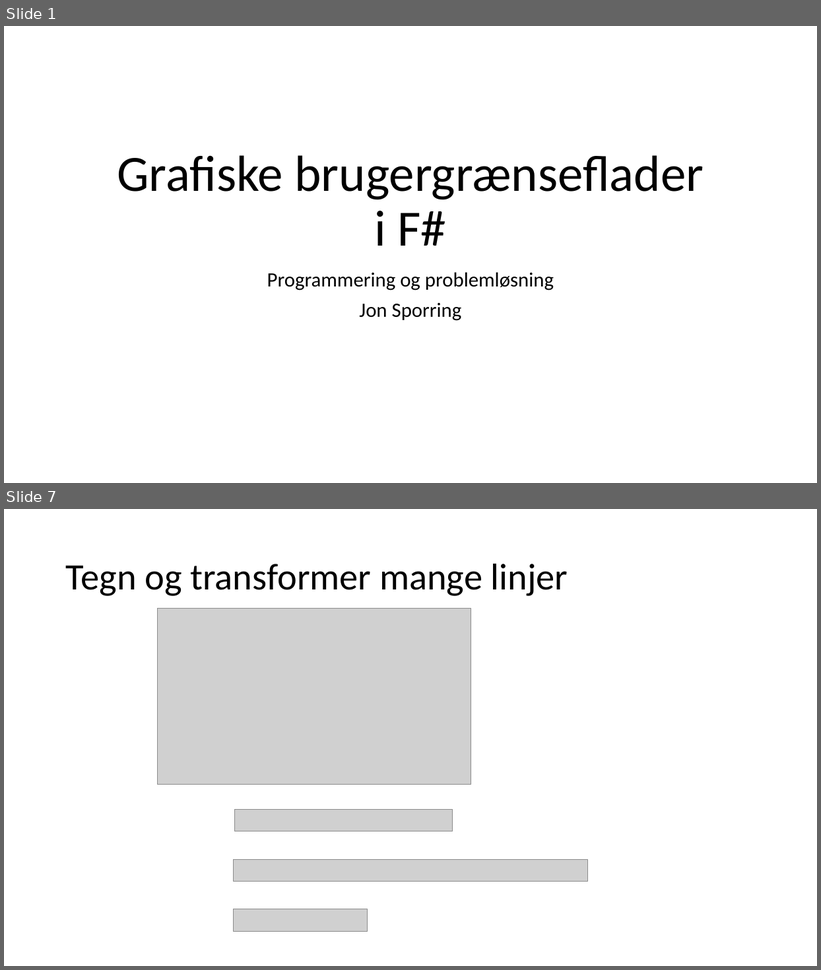
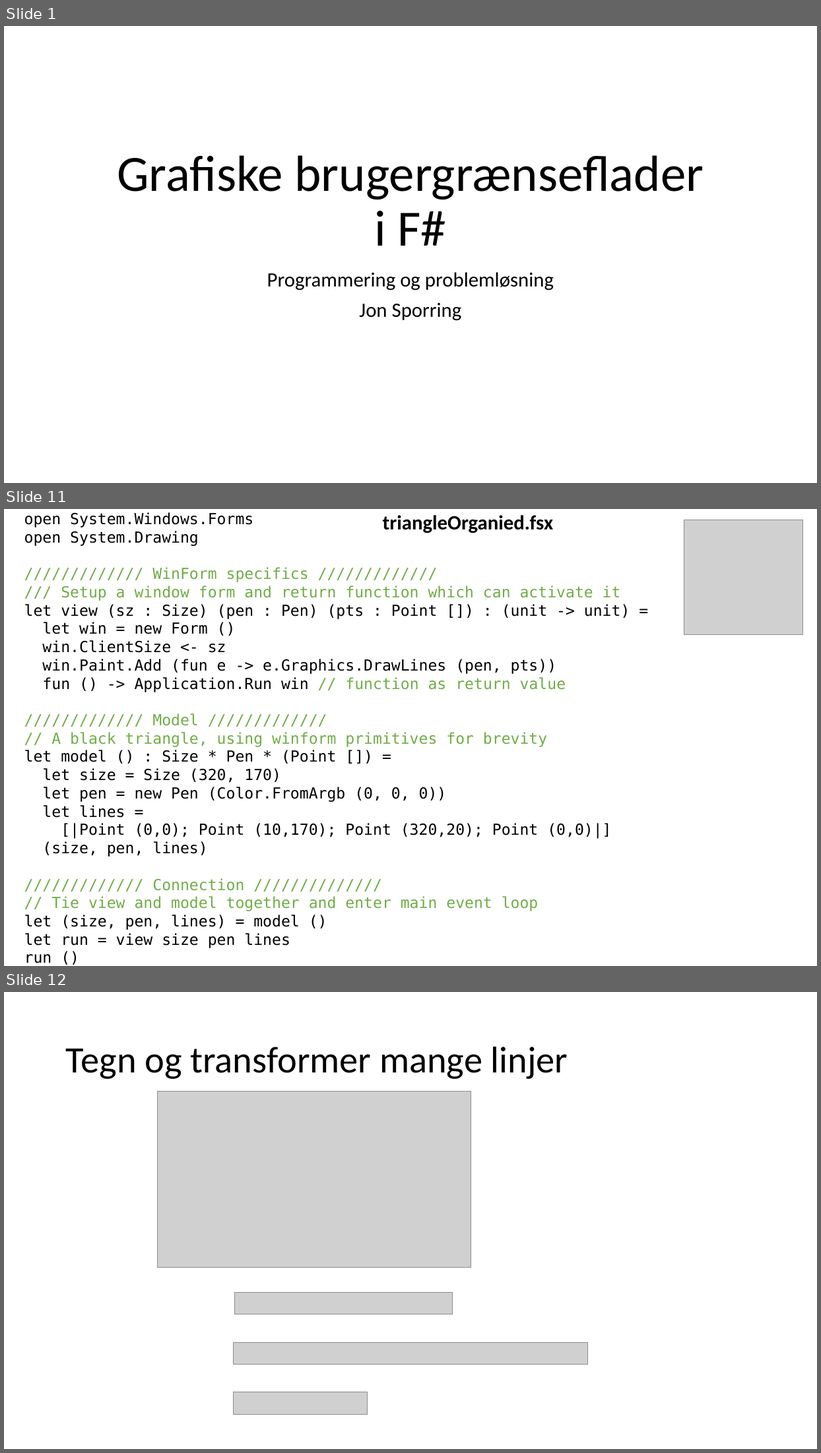
Before and after one commit to fisterloegsovs/pop22, a slide deck: lectures/17.1/17.1.pptx. Shown one above the other, each under a label of ours: slides 1 and 7 before the commit, slides 1, 11 and 12 after it; the slides between them are not shown. The pictures are 821x970 and 821x1453 pixels, drawn with LibreOffice and Linux fonts; fonts in the diff are those of the drawing; grey boxes stand for pictures. Boxes give left, top, right and bottom in pixels: in the first picture for what was removed or moved away, otherwise in the second. Text is boxed around its words. In the diff, an @@ line names an element or a change of style, - is before the commit and + after.

```diff
--- a/lectures/17.1/17.1.pptx
+++ b/lectures/17.1/17.1.pptx
@@ slide 11 added at bbox=[4, 509, 817, 966], background #FFFFFF @@
@@ text added at bbox=[24, 512, 630, 964], 18 pt, text #000000 @@
+open System.Windows.Forms
+open System.Drawing
+///////////// WinForm specifics /////////////
+/// Setup a window form and return function which can activate it
+let view (sz : Size) (pen : Pen) (pts : Point []) : (unit -> unit) =
+let win = new Form ()
+win.ClientSize <- sz
+win.Paint.Add (fun e -> e.Graphics.DrawLines (pen, pts))
+fun () -> Application.Run win // function as return value
+///////////// Model /////////////
+// A black triangle, using winform primitives for brevity
+let model () : Size * Pen * (Point []) =
+let size = Size (320, 170)
+let pen = new Pen (Color.FromArgb (0, 0, 0))
+let lines =
+[|Point (0,0); Point (10,170); Point (320,20); Point (0,0)|]
+(size, pen, lines)
+///////////// Connection //////////////
+// Tie view and model together and enter main event loop
+let (size, pen, lines) = model ()
+let run = view size pen lines
+run ()
@@ text added at bbox=[383, 515, 553, 533], 24 pt, text #000000, bold @@
+triangleOrganied.fsx
@@ picture added at bbox=[684, 520, 803, 635] @@
@@ what was slide 7 is now slide 12 @@
```
Also in this commit, not shown: 3 slides changed, 10 other slides added, 13 slides removed, 11 other files.
